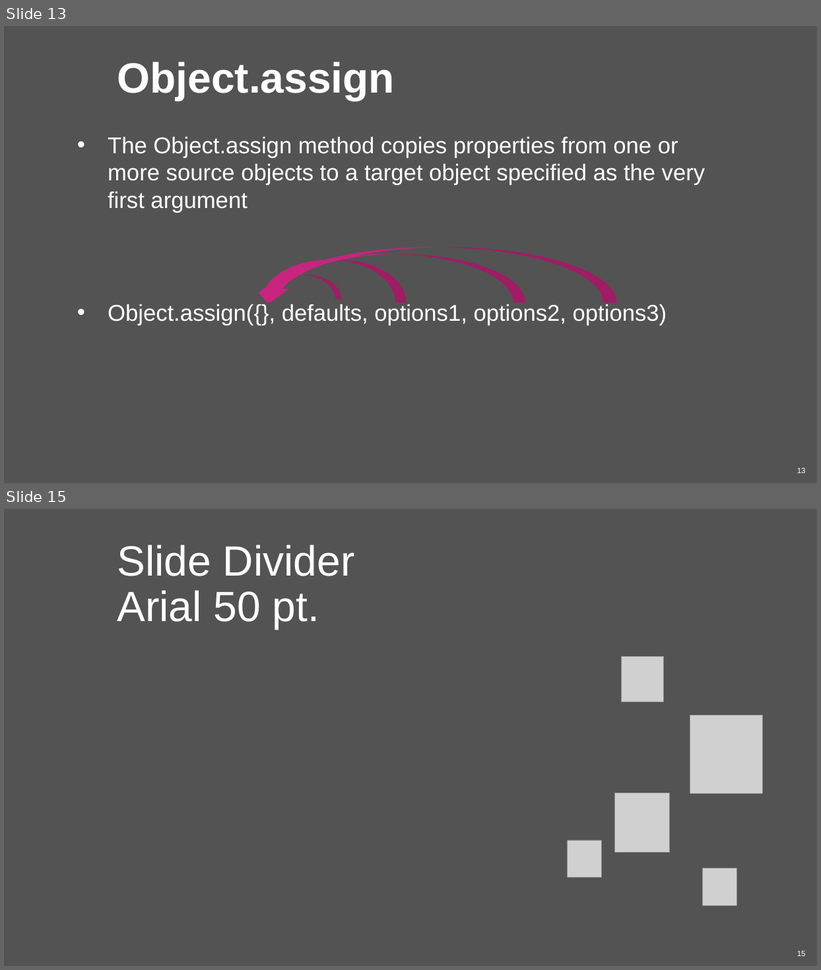
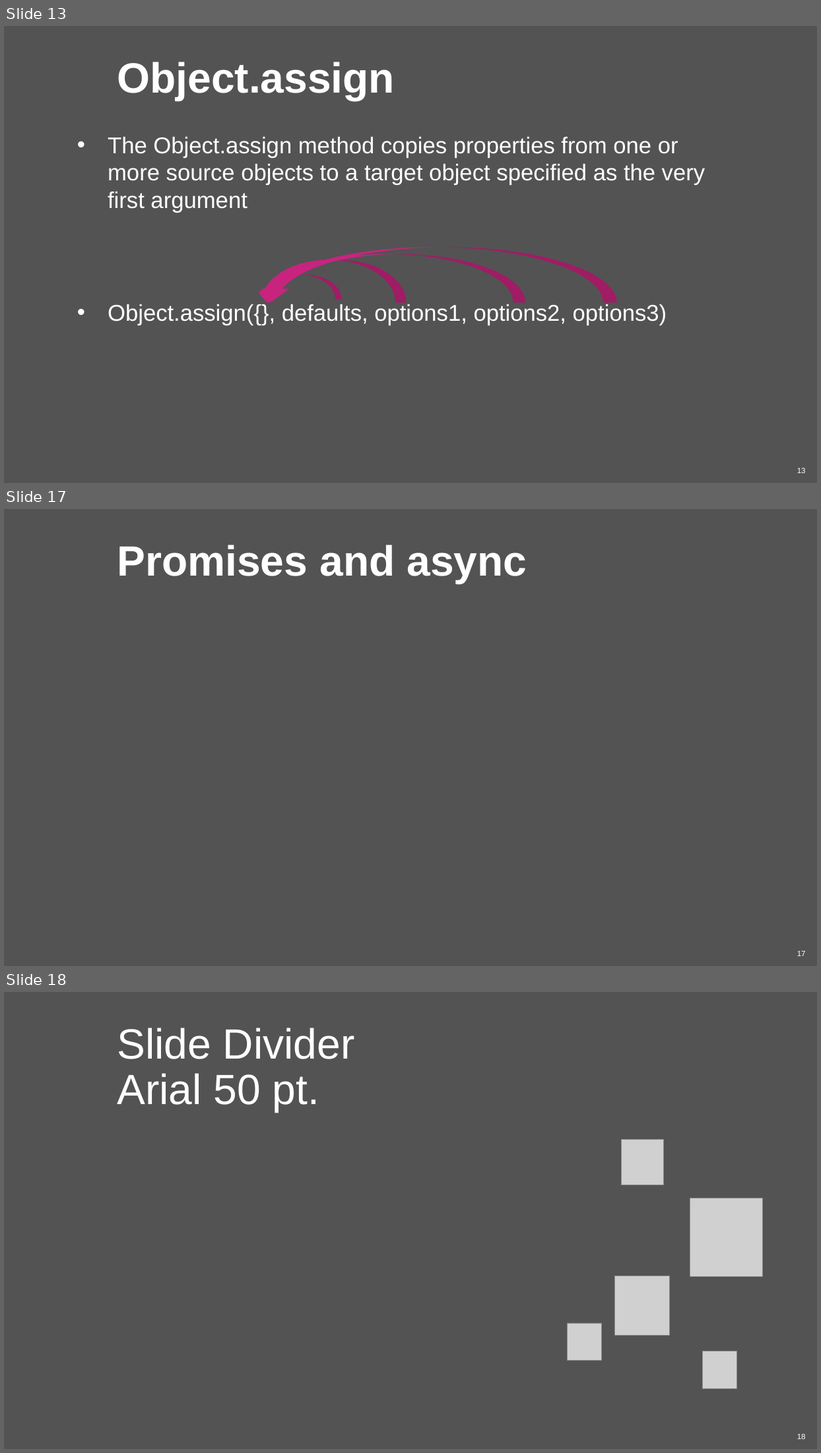
Before and after one commit to infusion-wro/infusion.js, a slide deck: #1 JS Intro/GroupIntro - ES2015.pptx. Shown one above the other, each under a label of ours: slides 13 and 15 before the commit, slides 13, 17 and 18 after it; the slides between them are not shown. The pictures are 821x970 and 821x1453 pixels, drawn with LibreOffice and Linux fonts; fonts in the diff are those of the drawing; grey boxes stand for pictures; background and template pictures are left out. Boxes give left, top, right and bottom in pixels: in the first picture for what was removed or moved away, otherwise in the second. Text is boxed around its words. In the diff, an @@ line names an element or a change of style, - is before the commit and + after.

```diff
--- a/#1 JS Intro/GroupIntro - ES2015.pptx
+++ b/#1 JS Intro/GroupIntro - ES2015.pptx
@@ slide 17 added at (4, 509, 817, 966), background #535353; not listed: 1 template element that a slide beside it also shows @@
@@ title added at (118, 545, 527, 584), 50 pt, text #FFFFFF, bold @@
+Promises and async
@@ what was slide 15 is now slide 18 @@
```
Also in this commit, not shown: 4 other slides added, 8 slides removed, 4 other files.
